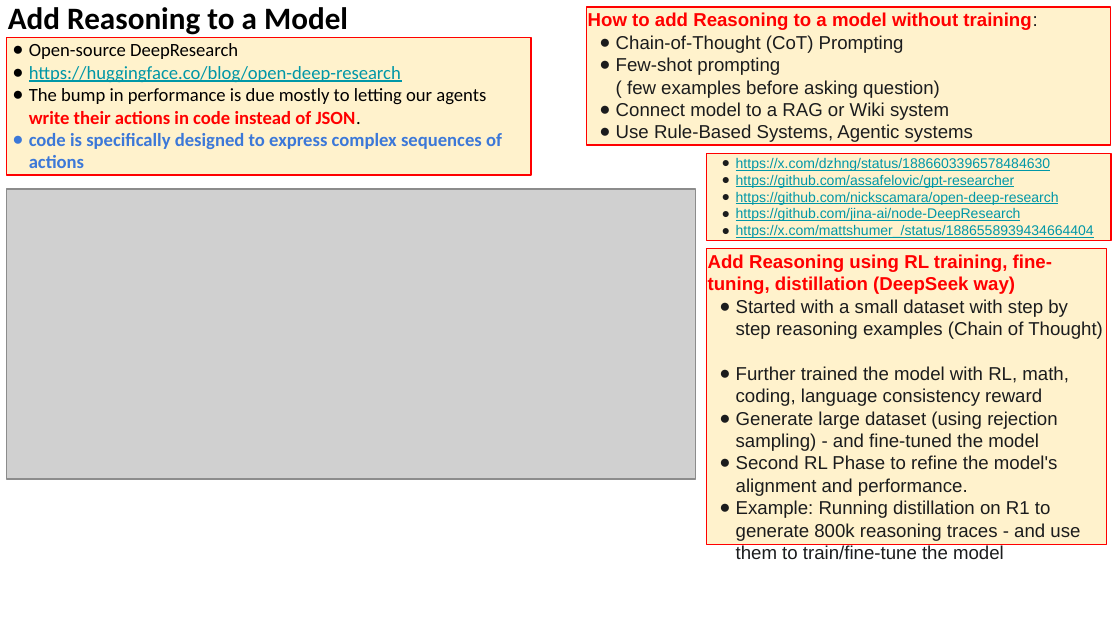
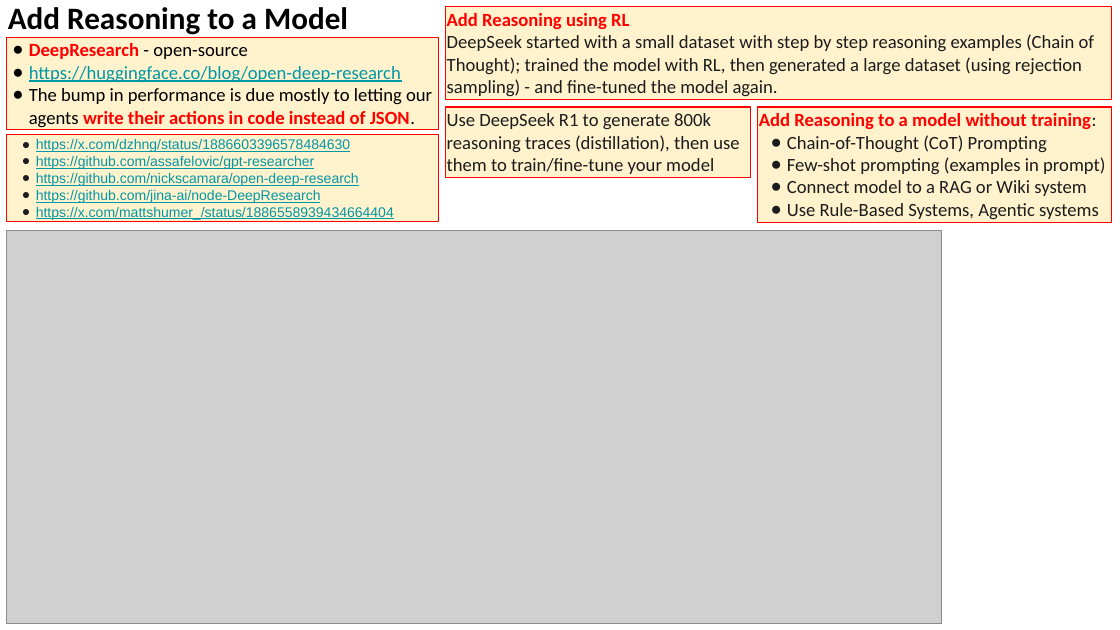
Before and after one commit to lselector/seminar, a slide deck: slide 4 of 2025/2025-02-14-AI-Updates.pptx (slide 3 before the commit). Drawn at 1120x630 pixels with LibreOffice and Linux fonts; fonts in the diff are those of the drawing; grey boxes stand for pictures. Boxes give left, top, right and bottom in pixels: in the first picture for what was removed or moved away, otherwise in the second. Text is boxed around its words. In the diff, an @@ line names an element or a change of style, - is before the commit and + after.

Commit message:
update

```diff
--- a/2025/2025-02-14-AI-Updates.pptx
+++ b/2025/2025-02-14-AI-Updates.pptx
@@ rectangle "Add Reasoning using RL": place and size @@
-rectangle "Add Reasoning using RL" at <box>707,249,1107,545</box>
+rectangle "Add Reasoning using RL" at <box>446,7,1112,100</box>
@@ text in rectangle at <box>447,13,1095,96</box>: text changed; font Arial to Calibri @@
-Add Reasoning using RL training, fine-tuning, distillation (DeepSeek way)
-● Started with a small dataset with step by step reasoning examples (Chain of Thought)
-● Further trained the model with RL, math, coding, language consistency reward
-● Generate large dataset (using rejection sampling) - and fine-tuned the model
-● Second RL Phase to refine the model's alignment and performance.
-● Example: Running distillation on R1 to generate 800k reasoning traces - and use them to train/fine-tune the model
+Add Reasoning using RL
+DeepSeek started with a small dataset with step by step reasoning examples (Chain of Thought); trained the model with RL, then generated a large dataset (using rejection sampling) - and fine-tuned the model again.
@@ rectangle "DeepResearch - open-source": place and size @@
-rectangle "DeepResearch - open-source" at <box>7,37,531,175</box>
+rectangle "DeepResearch - open-source" at <box>7,37,438,130</box>
@@ text in rectangle at <box>29,43,248,59</box>: text changed; text colour #000000 to #FF0000; bold on @@
-● Open-source DeepResearch
+● DeepResearch - open-source
@@ rectangle added at <box>446,108,750,178</box>, fill #FFF2CC, outline #FF0000 0.75 pt, 12 pt, text #1B1C1D @@
+Use DeepSeek R1 to generate 800k reasoning traces (distillation), then use them to train/fine-tune your model
@@ rectangle "Add Reasoning to a model ...": place and size @@
-rectangle "Add Reasoning to a model ..." at <box>587,7,1111,144</box>
+rectangle "Add Reasoning to a model ..." at <box>758,108,1112,223</box>
@@ text in rectangle at <box>759,113,1096,129</box>: text changed; font Arial to Calibri @@
-How to add Reasoning to a model without training:
+Add Reasoning to a model without training:
@@ rectangle "https://x.com/dzhng/status/1886603396578484630": place and size @@
-rectangle "https://x.com/dzhng/status/1886603396578484630" at <box>707,153,1111,241</box>
+rectangle "https://x.com/dzhng/status/1886603396578484630" at <box>7,134,438,222</box>
@@ text in rectangle at <box>29,133,502,168</box>: paragraph removed @@
-● code is specifically designed to express complex sequences of actions
@@ text in rectangle at <box>787,135,1099,219</box>: font Arial to Calibri in "Chain-of-Thought (CoT) Prompting", "Connect model to a RAG or Wiki ...", "Use Rule-Based Systems, Agentic systems" @@
@@ text in rectangle at <box>787,157,1105,174</box>: text changed; font Arial to Calibri @@
-● Few-shot prompting
-  ( few examples before asking question)
+● Few-shot prompting (examples in prompt)
@@ picture: place and size @@
-picture at <box>7,189,696,479</box>
+picture at <box>7,230,942,623</box>
```
Also in this commit, not shown: 5 other slides changed, 5 slides added.
